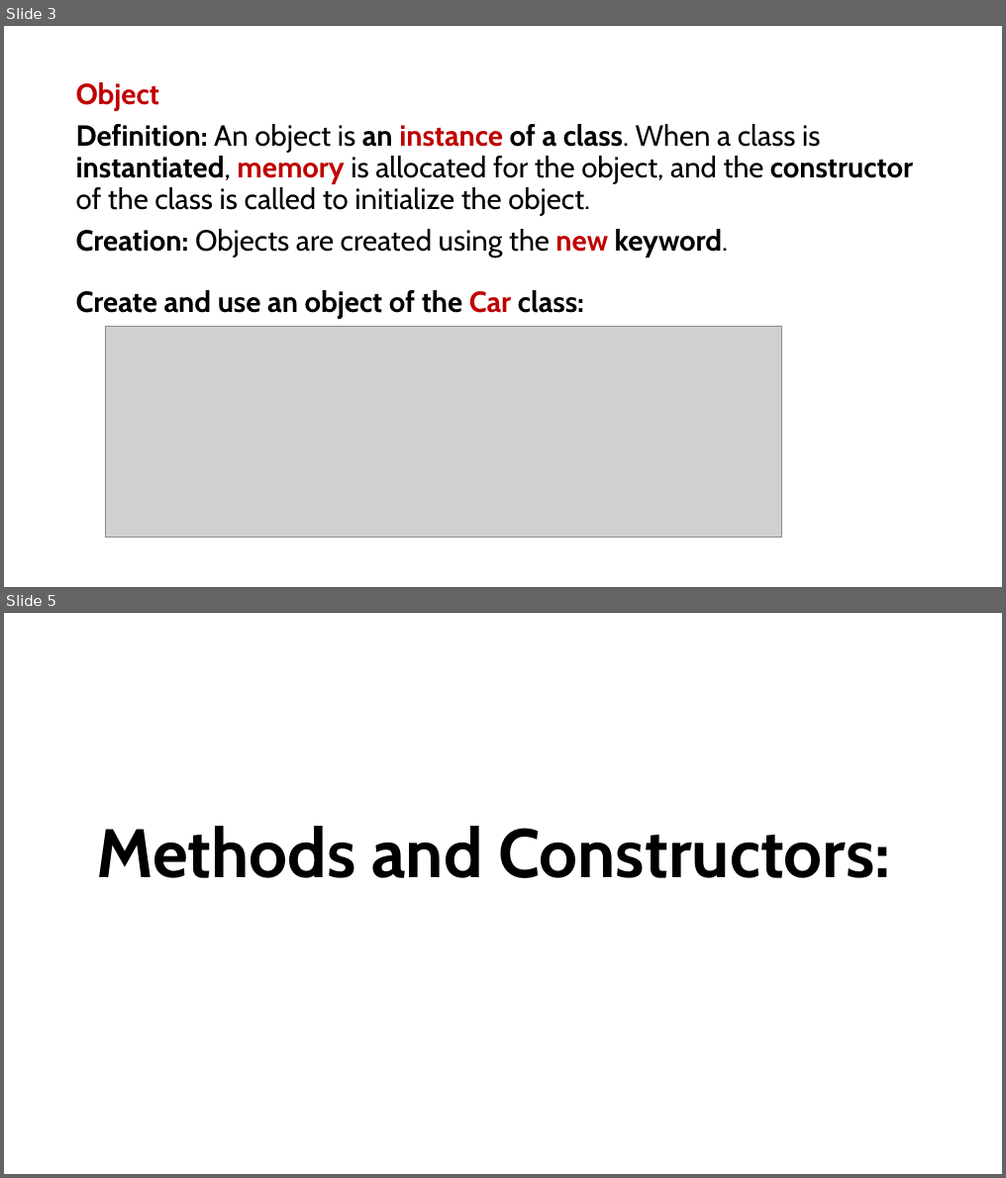
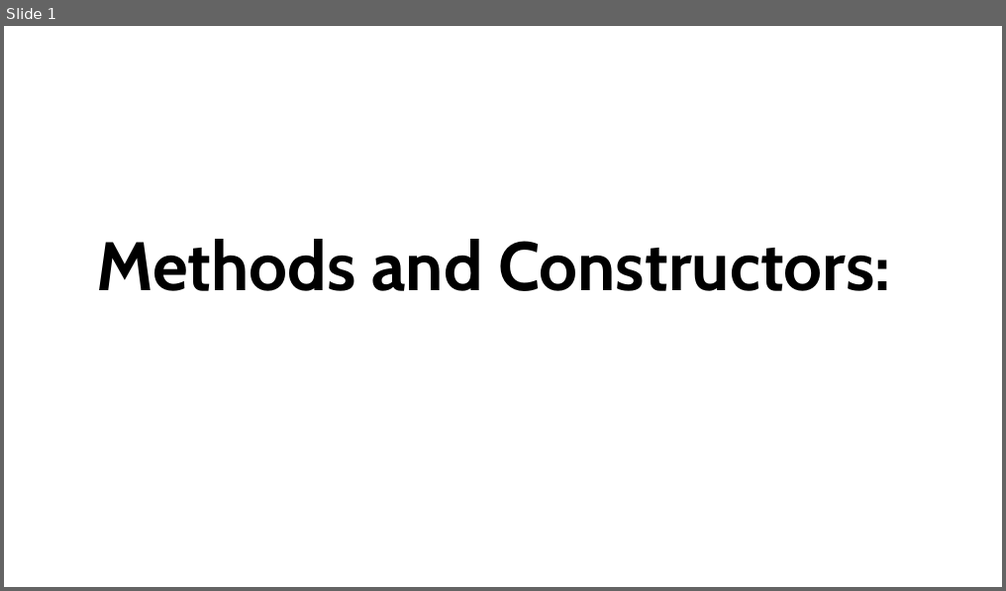
Before and after one commit to PRAMOD-VISHNU-NAIK/MCA-2nd-Sem-Shridevi-College, a slide deck: Theory Class-Notes/Continue.pptx. Shown one above the other, each under a label of ours: slides 3 and 5 before the commit, slide 1 after it; the slides between them are not shown. The pictures are 1006x1178 and 1006x591 pixels, drawn with LibreOffice and Linux fonts; fonts in the diff are those of the drawing; grey boxes stand for pictures. Boxes give left, top, right and bottom in pixels: in the first picture for what was removed or moved away, otherwise in the second. Text is boxed around its words. In the diff, an @@ line names an element or a change of style, - is before the commit and + after.

```diff
--- a/Theory Class-Notes/Continue.pptx
+++ b/Theory Class-Notes/Continue.pptx
@@ slide 3 removed at (4, 26, 1002, 587), background #FFFFFF @@
@@ text removed at (76, 82, 913, 319) @@
-Object
-Definition: An object is an instance of a class. When a class is instantiated, memory is allocated for the object, and the constructor of the class is called to initialize the object.
-Creation: Objects are created using the new keyword.
-Create and use an object of the Car class:
@@ picture removed at (105, 326, 782, 538) @@
@@ what was slide 5 is now slide 1 @@
```
Also in this commit, not shown: 2 slides changed, 13 slides added, 4 other slides removed.
